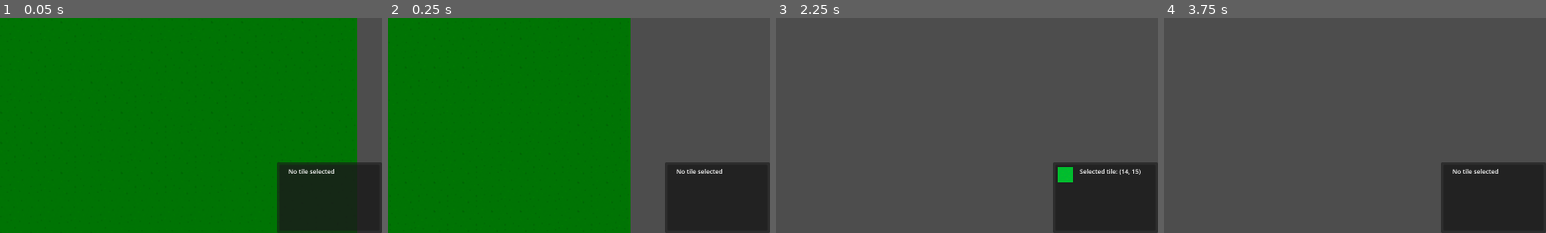
Above: before the commit, frames 1-4 (left to right).
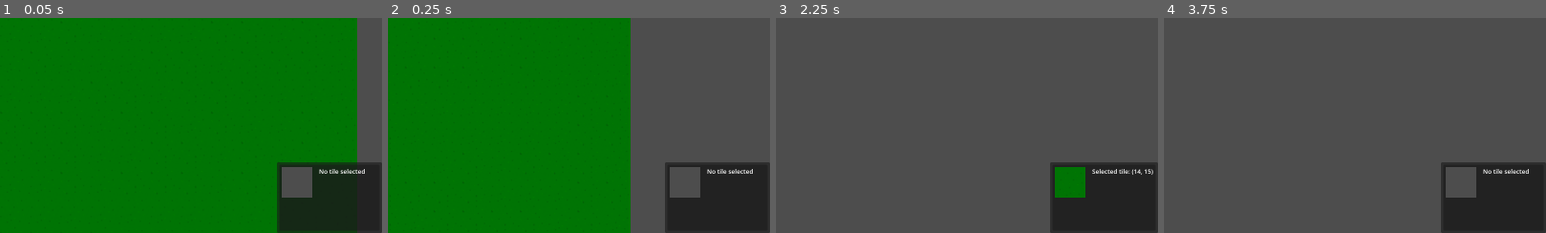
Above: after the commit, the same moments.

Repository: janbor86/4x-draft
Game: Godot game, scene res://main.tscn
The game is run twice, just before and just after one commit, with the same random seed, the same clock (stepped at 60 frames per second) and the same inputs. The engine's default icon, where the game draws it, is replaced by a stand-in: a white triangle on a blue panel in a dark square.
Inputs (mouse positions are % of the whole screen's width and height, from its top left):
- Up to frame 1 (0.05 s): no input
- Up to frame 2 (0.25 s): no input
- Up to frame 3 (2.25 s): move the mouse to (72, 45) at 0.52 s; hold Right (ui_right) 0.53-1.25 s; click (72, 45) at 0.67 s; drag from (30, 55) to (45, 70) at 1.27 s; click "Add Pop" at 2 s
- Up to frame 4 (3.75 s): tap Enter at 2.75 s; move the mouse to (60, 28) at 2.77 s; hold Right (ui_right) 2.78-3.5 s; tap Space at 3.5 s; drag from (45, 70) to (20, 35) at 3.52 s
The pictures show only the part of the screen within x 50-100%, y 50-100%; the shares and areas given below are measured in that part.

The runs differ from the first frame. In frame 1, 1.3% of the frame differs, in the area x 73-96%, y 69-84%; in frame 2, 1.3%; in frame 3, 1.6%, in the area x 71-99%, y 67-100%; in frame 4, 1.3%.

Commit message:
create better selection viewport

Diff:
--- a/4x-draft/map/game_map.gd
+++ b/4x-draft/map/game_map.gd
@@ -26,14 +26,3 @@
 
 func get_map_center() -> Vector2:
 	return global_position + Vector2(MAP_WIDTH * TILE_SIZE / 2.0, MAP_HEIGHT * TILE_SIZE / 2.0)
-
-
-func get_texture_for(coord: Vector2i) -> Texture2D:
-	var cell_source_id = terrain_layer.get_cell_source_id(coord)
-	if cell_source_id < 0: return
-
-	var scene_source = terrain_layer.tile_set.get_source(cell_source_id) as TileSetScenesCollectionSource
-	var alt_id = terrain_layer.get_cell_alternative_tile(coord)
-	var scene = scene_source.get_scene_tile_scene(alt_id)
-	var insta = scene.instantiate()
-	return insta.texture
--- a/4x-draft/map/game_map.tscn
+++ b/4x-draft/map/game_map.tscn
@@ -13,6 +13,9 @@
 tile_set = ExtResource("1_tileset")
 script = ExtResource("3_0dvof")
 
+[node name="UnitLayer" type="TileMapLayer" parent="."]
+
 [node name="HighlightLayer" type="TileMapLayer" parent="."]
+visibility_layer = 32
 tile_set = ExtResource("4_s8ynm")
 script = ExtResource("4_eg7ip")
--- a/4x-draft/ui/selection_info.gd
+++ b/4x-draft/ui/selection_info.gd
@@ -2,9 +2,11 @@
 class_name SelectionInfo
 
 
+const TILE_SIZE = Vector2i(32, 32)
+
 @onready var game_map: GameMap = %GameMap
 @onready var selection_text: Label = %SelectionText
-@onready var selection_pic: TextureRect = %SelectionPic
+@onready var selection_camera: Camera2D = %SelectionCamera
 
 
 func _ready() -> void:
@@ -14,8 +16,8 @@
 
 func _on_tile_selected(coord: Vector2i) -> void:
 	selection_text.text = "Selected tile: " + str(coord)
-	selection_pic.texture = game_map.get_texture_for(coord)
+	selection_camera.position = TILE_SIZE * coord + TILE_SIZE/2
 
 func _on_no_tile_selected() -> void:
 	selection_text.text = "No tile selected"
-	selection_pic.texture = null
+	selection_camera.position = -TILE_SIZE
--- a/4x-draft/ui/selection_info.tscn
+++ b/4x-draft/ui/selection_info.tscn
@@ -1,7 +1,7 @@
 [gd_scene load_steps=4 format=3 uid="uid://d3k24e30mk2gx"]
 
 [ext_resource type="Script" uid="uid://cwpx30u6twu4p" path="res://ui/selection_info.gd" id="1_fnn33"]
-[ext_resource type="Texture2D" uid="uid://qltows7u4ox5" path="res://icon.svg" id="2_8hd5t"]
+[ext_resource type="Script" uid="uid://coy2mdy7xp27a" path="res://ui/sub_viewport.gd" id="2_fnn33"]
 
 [sub_resource type="LabelSettings" id="LabelSettings_h2yge"]
 font_size = 13
@@ -40,11 +40,22 @@
 theme_override_constants/margin_right = 5
 theme_override_constants/margin_bottom = 5
 
-[node name="SelectionPic" type="TextureRect" parent="MarginContainer/HBoxContainer/MarginContainer"]
+[node name="SelectionViewPort" type="SubViewportContainer" parent="MarginContainer/HBoxContainer/MarginContainer"]
+layout_mode = 2
+
+[node name="SubViewport" type="SubViewport" parent="MarginContainer/HBoxContainer/MarginContainer/SelectionViewPort"]
+handle_input_locally = false
+msaa_2d = 3
+canvas_cull_mask = 4294967263
+size = Vector2i(64, 64)
+render_target_update_mode = 4
+script = ExtResource("2_fnn33")
+
+[node name="SelectionCamera" type="Camera2D" parent="MarginContainer/HBoxContainer/MarginContainer/SelectionViewPort/SubViewport"]
 unique_name_in_owner = true
-layout_mode = 2
-texture = ExtResource("2_8hd5t")
-stretch_mode = 2
+position = Vector2(1380, 752)
+offset = Vector2(0, 1)
+zoom = Vector2(2, 2)
 
 [node name="VBoxContainer" type="VBoxContainer" parent="MarginContainer/HBoxContainer"]
 layout_mode = 2
--- /dev/null
+++ b/4x-draft/ui/sub_viewport.gd
@@ -0,0 +1,6 @@
+extends SubViewport
+
+
+func _ready():
+	# Shares the main game's 2D world (physics and visuals)
+	world_2d = get_tree().root.get_viewport().world_2d
Not shown, added: 4x-draft/ui/sub_viewport.gd.uid
